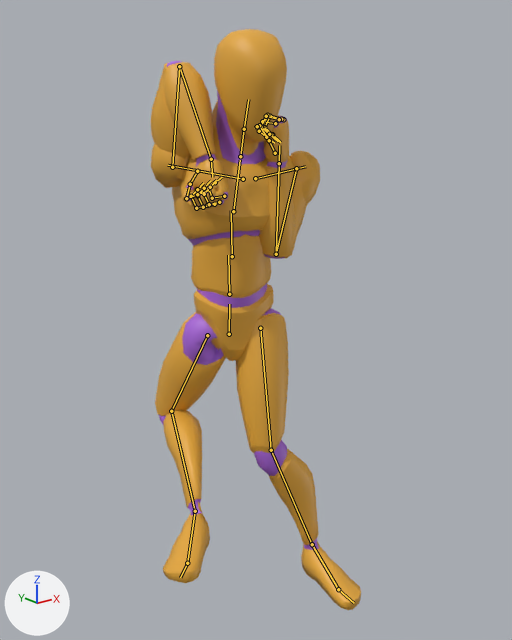
An edit to the glTF model public/models/quaternius/blender-kicks-core.glb, drawn before and after from the same camera.
The view is the same before and after, from a camera (50 mm lens) standing at (-1.294, -1.673, 1.594) and looking at (-0.127, -0.214, 1.011). The axes (+X, +Y, +Z) are drawn at lower left. The lights are the same throughout. The older version comes first. Both versions are drawn at frame 8 of the action 'BF_FrontKick_R'; the numbers are the values there. The bones that change, and the others that lie on the model, are drawn over the model as lines.

In view in the first picture: 'Mannequin'.
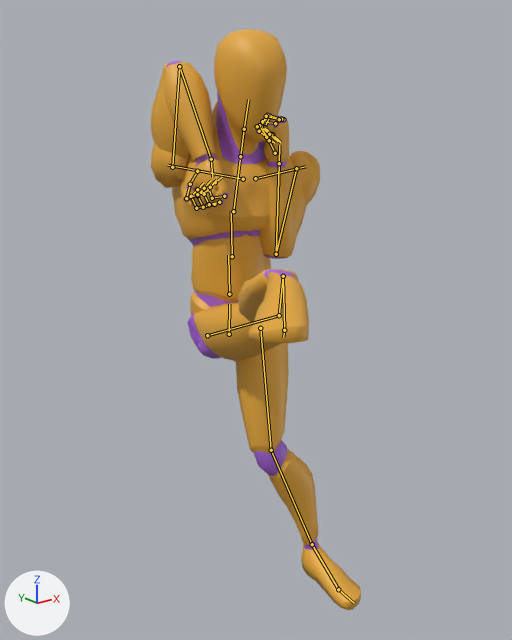
Commit message: Generate Blender v2 grounded kick actions

What the commit changed:
Bone 'thigh_r' (bone_thigh_r) turns from (-48, 149, -16) to (-83, 18, 147) degrees about its own x, y and z.
Bone 'calf_r' (bone_calf_r) turns from (95, 42, -4) to (27, 42, -4) degrees about its own x, y and z.
Bone 'foot_r' (bone_foot_r) turns from (-67, -150, 20) to (141, 22, 94) degrees about its own x, y and z.

Location of each change, [x1, y1, x2, y2] in pixels of the pictures (512 x 640 px):
'Mannequin', posed: [151, 29, 361, 610] in both
bone 'thigh_r', root to tip: before (207, 335) to (171, 411); after (207, 335) to (279, 315)
bone 'calf_r', root to tip: before (171, 411) to (195, 511); after (279, 315) to (283, 276)
bone 'foot_r', root to tip: before (195, 511) to (187, 563); after (283, 276) to (284, 330)
